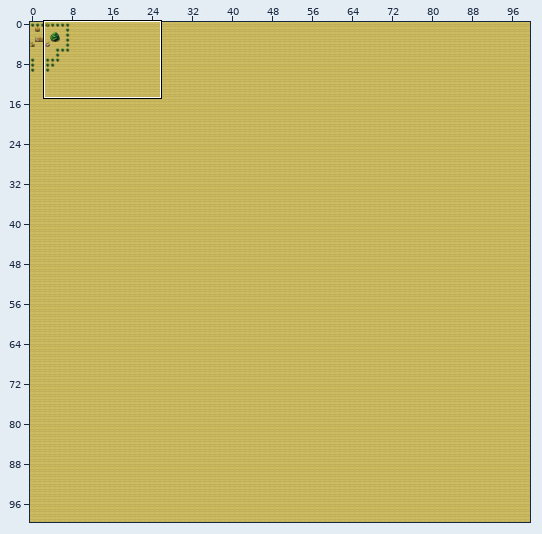
An edit to a level. Tiled map, test2DGame/GameResources/test5.tmx. The picture above shows the old version from afar; the outline marks the close-up.
Close-up. Earlier state:
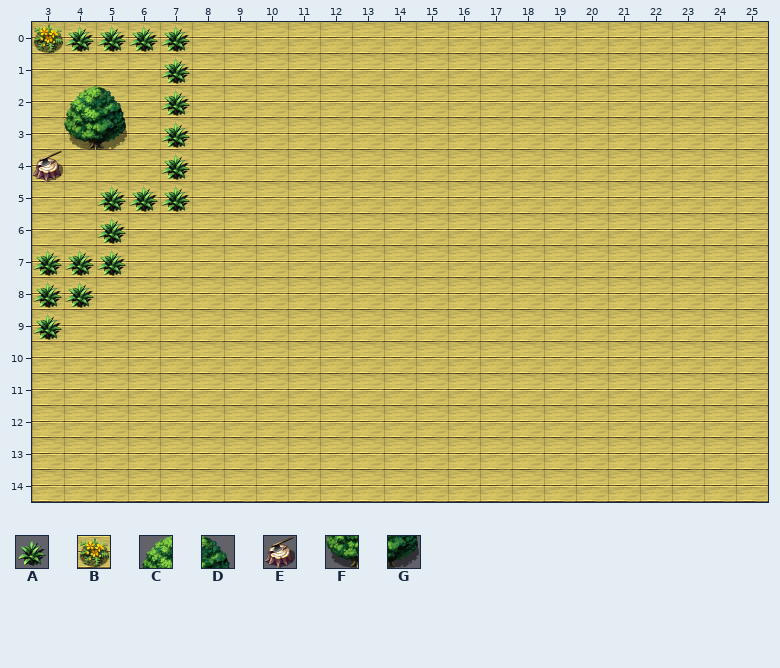
Cells are 32x32 px. Shown: x 3..25, y 0..14.
Key: from "tileb": A 65, B 69, C 70, D 71, E 84, F 86, G 87.
_ is an empty cell.
Layers that did not change in this view are not listed.
Layer "Tile Layer 2" before, first column x 3:
 0 BAAAA__________________
 1 ____A__________________
 2 _CD_A__________________
 3 _FG_A__________________
 4 E___A__________________
 5 __AAA__________________
 6 __A____________________
 7 AAA____________________
 8 AA_____________________
 9 A______________________
10 _______________________
11 _______________________
12 _______________________
13 _______________________
14 _______________________
New version:
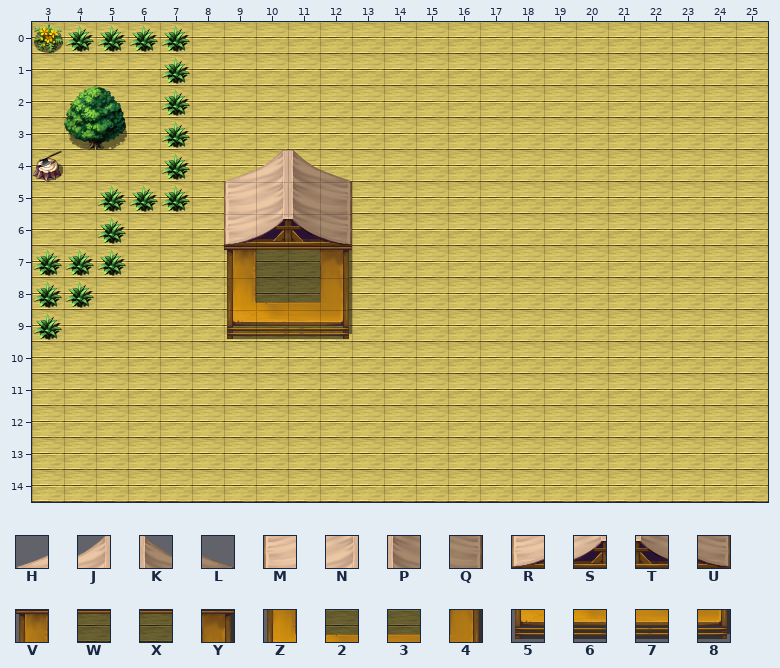
Further tiles: from "tileb": H 76, J 77, K 78, L 79, M 92, N 93, P 94, Q 95, R 108, S 109, T 110, U 111, V 124, W 125, X 126, Y 127, Z 140, 2 141, 3 142, 4 143, 5 156, 6 157, 7 158, 8 159.
See-through tiles are keyed as they look on the map.
Diff:
Layer "Tile Layer 2":
The edit adds tile 2 in row 8 at x 10.
The edit adds tile 3 in row 8 at x 11.
The edit adds tile 4 in row 8 at x 12.
The edit adds tile 5 in row 9 at x 9.
The edit adds tile 6 in row 9 at x 10.
The edit adds tile 7 in row 9 at x 11.
The edit adds tile 8 in row 9 at x 12.
The edit adds tile H in row 4 at x 9.
The edit adds tile J in row 4 at x 10.
The edit adds tile K in row 4 at x 11.
The edit adds tile L in row 4 at x 12.
The edit adds tile M in row 5 at x 9.
The edit adds tile N in row 5 at x 10.
The edit adds tile P in row 5 at x 11.
The edit adds tile Q in row 5 at x 12.
The edit adds tile R in row 6 at x 9.
The edit adds tile S in row 6 at x 10.
The edit adds tile T in row 6 at x 11.
The edit adds tile U in row 6 at x 12.
The edit adds tile V in row 7 at x 9.
The edit adds tile W in row 7 at x 10.
The edit adds tile X in row 7 at x 11.
The edit adds tile Y in row 7 at x 12.
The edit adds tile Z in row 8 at x 9.
Where, in picture pixels (left, top, right, bottom), the same in both close-ups:
added: (224, 150, 352, 339)
